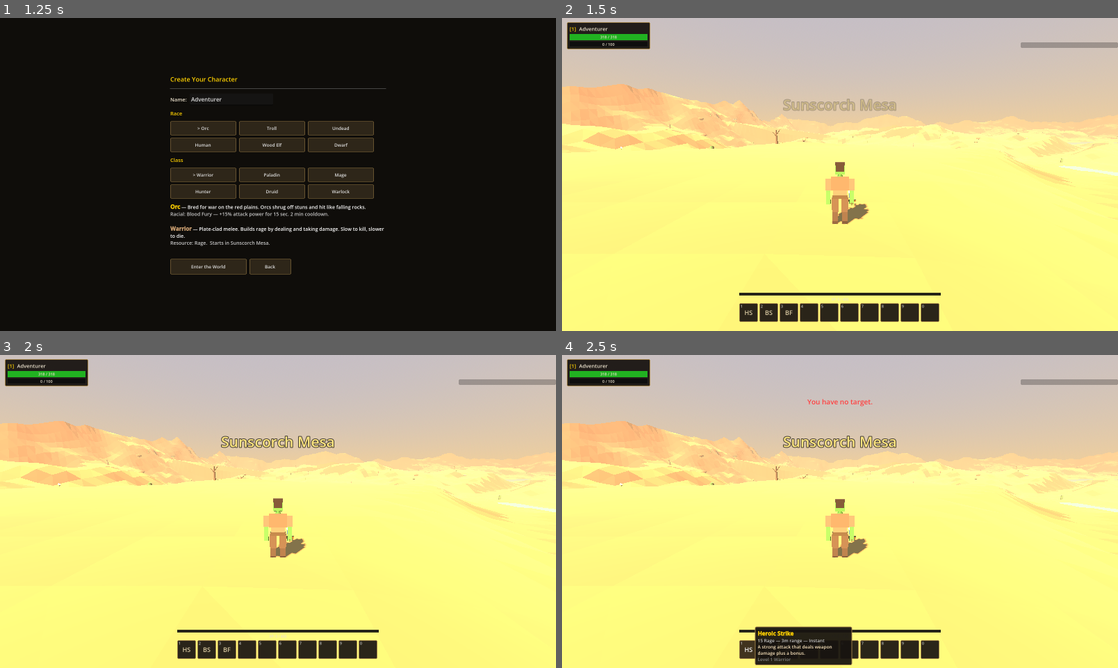
Above: before the commit, frames 1-4 (two rows, left to right).
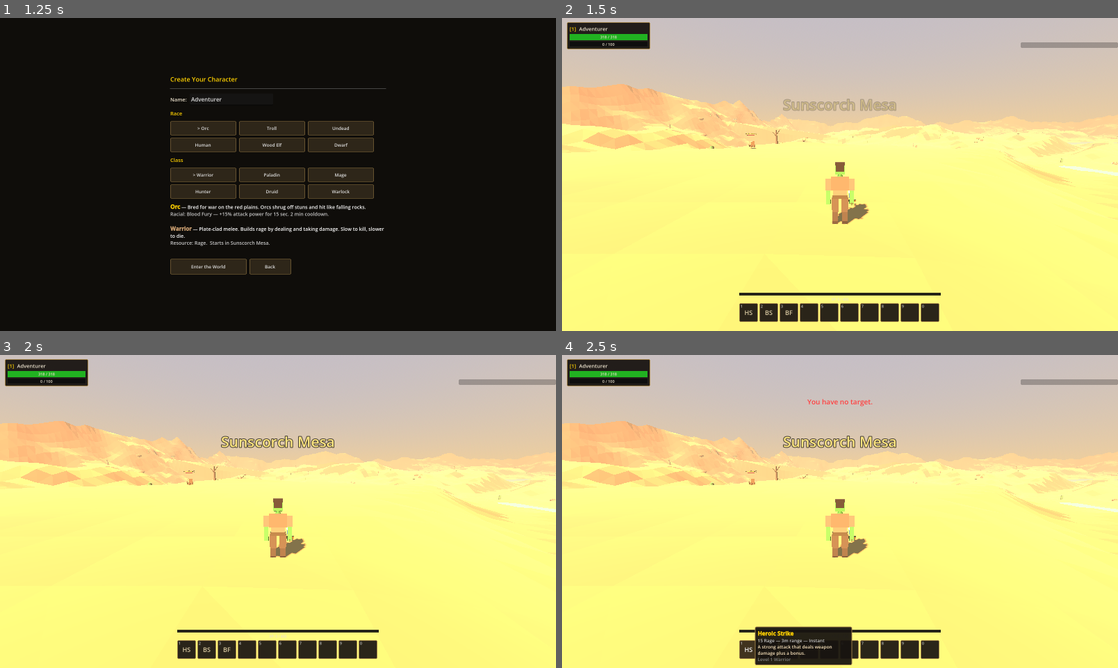
Above: after the commit, the same moments.

Repository: DenislavB/game
Game: Godot game, scene res://scenes/Main.tscn
Two runs of this game, one before a commit and one after it. Both use one fixed random seed, a clock stepped at 60 frames per second and the inputs below.
Inputs:
- Up to frame 1 (1.25 s): click "New Character" at 0.5 s
- Up to frame 2 (1.5 s): click "Enter the World" at 1.25 s
- Up to frame 3 (2 s): no input
- Up to frame 4 (2.5 s): click "HS" at 2 s

Frame 1 is identical in both runs. In frame 2, less than 0.1% of the frame differs, in the area x 10-100%, y 36-47%; in frame 3, less than 0.1%; in frame 4, less than 0.1%.
Error before the commit: Parse Error: Cannot infer the type of "away" variable because the value doesn't have a set type. (res://scripts/actors/mob.gd:228)

Commit message:
Fix type-inference parse error in mob fear/flee logic
Game.player is intentionally untyped (it holds the runtime Player node
set by Main), so Game.player.global_position resolves as Variant.
Subtracting it from another Vector3 under := left the result type
unresolved. Cast explicitly.

Co-Authored-By: Claude Sonnet 5 <noreply@anthropic.com>
Claude-Session: https://claude.ai/code/session_013DZAq4iZ5PsSbzaMyt6NZz

Diff:
--- a/scripts/actors/mob.gd
+++ b/scripts/actors/mob.gd
@@ -225,7 +225,7 @@
 	var p = Game.player
 	if p == null or not is_instance_valid(p):
 		return
-	var away := global_position - p.global_position
+	var away: Vector3 = global_position - (p.global_position as Vector3)
 	away.y = 0
 	if away.length_squared() < 0.01:
 		away = Vector3.FORWARD
